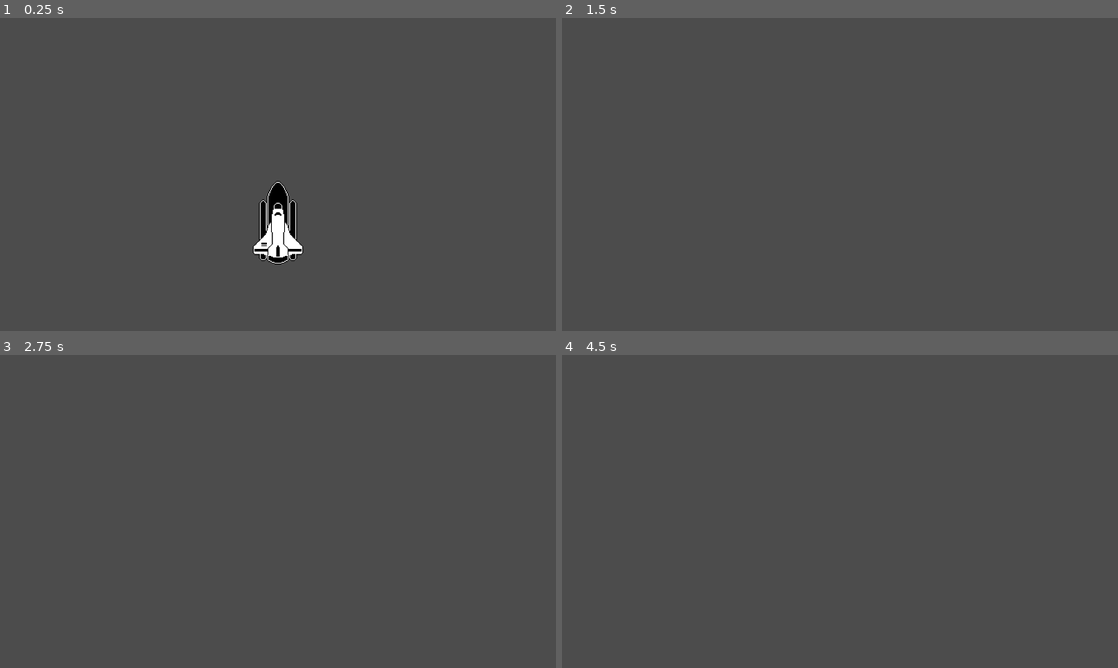
Above: before the commit, frames 1-4 (two rows, left to right).
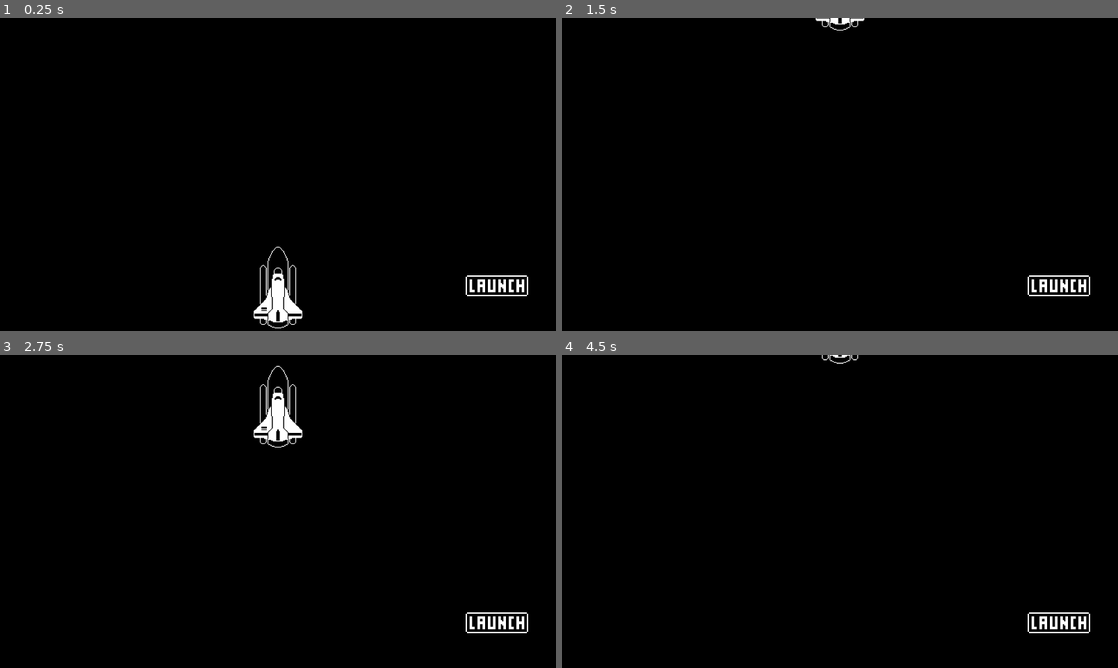
Above: after the commit, the same moments.

Repository: Hirnzwirbler/Godot-rocket-launch
Game: Godot game, scene res://World.tscn
Two runs of this game, one before a commit and one after it. Both use one fixed random seed, a clock stepped at 60 frames per second and the inputs below.
Inputs (mouse positions are in pixels of both pictures, inside the frame that each line leads up to):
- Up to frame 1 (0.25 s): no input
- Up to frame 2 (1.5 s): click (1056, 287) at 0.52 s; click (1056, 287) at 1.27 s
- Up to frame 3 (2.75 s): click (494, 624) at 2.02 s
- Up to frame 4 (4.5 s): tap Enter at 3.5 s

The runs differ from the first frame. In frame 1, 99% of the frame differs, in the area x 0-100%, y 0-100%; in frame 2, 100%; in frame 3, 100%; in frame 4, 100%.

Commit message:
Lesson 5

Diff:
--- a/World.gd
+++ b/World.gd
@@ -2,5 +2,5 @@
 
 onready var animationPlayer = $AnimationPlayer
 
-func _ready():
+func _on_LaunchButton_pressed():
 	animationPlayer.play("Launch")
--- a/World.tscn
+++ b/World.tscn
@@ -1,7 +1,8 @@
-[gd_scene load_steps=4 format=2]
+[gd_scene load_steps=5 format=2]
 
 [ext_resource path="res://Rocket Launch Resources/RocketShip.png" type="Texture" id=1]
 [ext_resource path="res://World.gd" type="Script" id=2]
+[ext_resource path="res://Rocket Launch Resources/LaunchButton.png" type="Texture" id=3]
 
 [sub_resource type="Animation" id=1]
 resource_name = "Launch"
@@ -21,6 +22,14 @@
 [node name="World" type="Node"]
 script = ExtResource( 2 )
 
+[node name="ColorRect" type="ColorRect" parent="."]
+anchor_right = 1.0
+anchor_bottom = 1.0
+color = Color( 0, 0, 0, 1 )
+__meta__ = {
+"_edit_use_anchors_": false
+}
+
 [node name="RocketShip" type="Sprite" parent="."]
 position = Vector2( 640, 620 )
 scale = Vector2( 2, 2 )
@@ -28,3 +37,15 @@
 
 [node name="AnimationPlayer" type="AnimationPlayer" parent="."]
 anims/Launch = SubResource( 1 )
+
+[node name="LaunchButton" type="TextureButton" parent="."]
+margin_left = 1072.0
+margin_top = 592.0
+margin_right = 1120.0
+margin_bottom = 608.0
+rect_scale = Vector2( 3, 3 )
+texture_normal = ExtResource( 3 )
+__meta__ = {
+"_edit_use_anchors_": false
+}
+[connection signal="pressed" from="LaunchButton" to="." method="_on_LaunchButton_pressed"]
